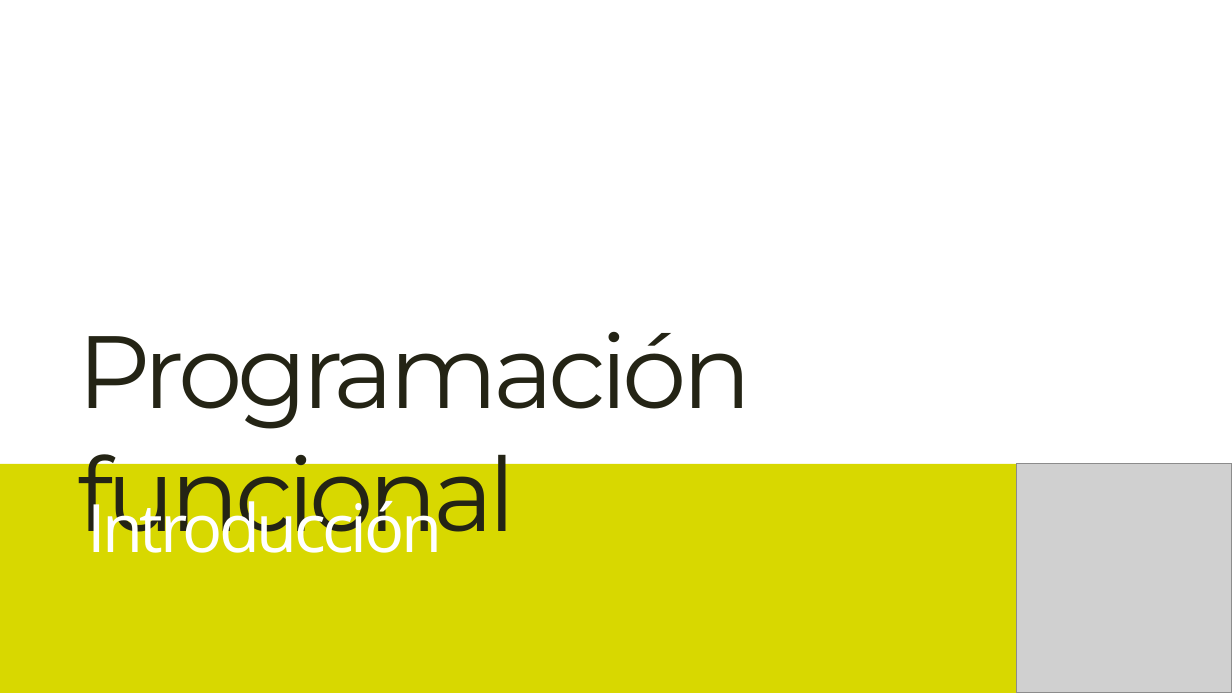
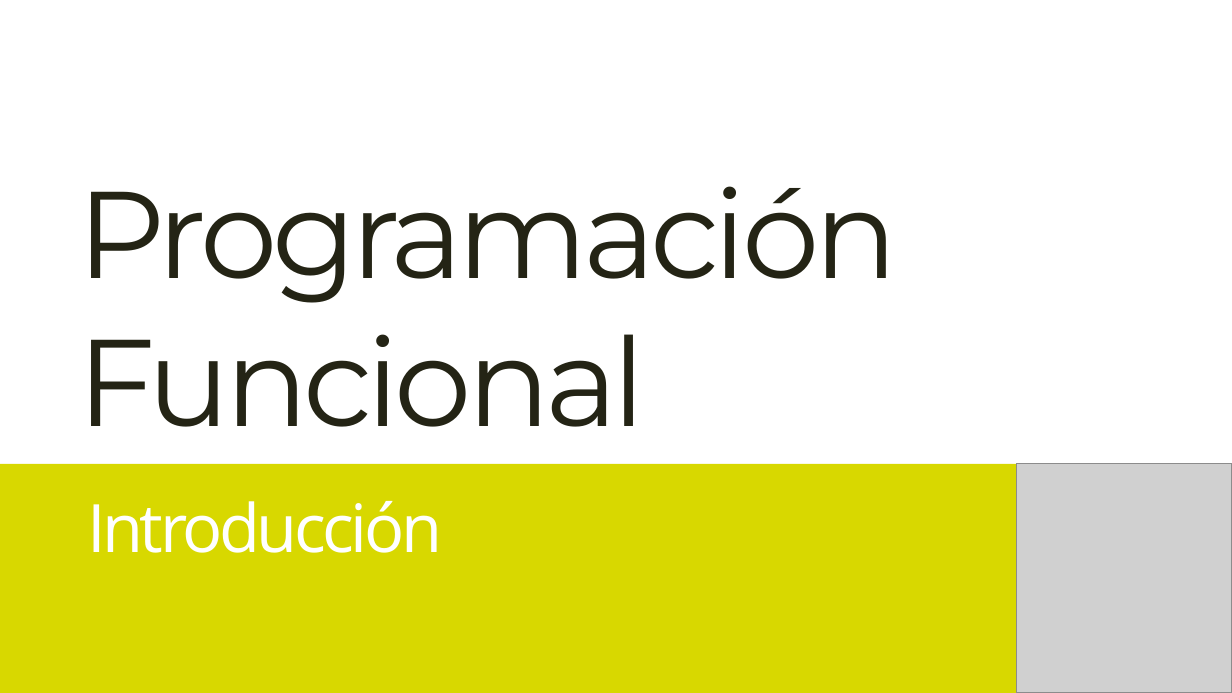
Before and after one commit to Lemoncode/language-sessions, a slide deck: slide 13 of 00 teoría/Language Sessions.pptx (slide 9 before the commit). Drawn at 1232x693 pixels with LibreOffice and Linux fonts; fonts in the diff are those of the drawing; grey boxes stand for pictures. Boxes give left, top, right and bottom in pixels: in the first picture for what was removed or moved away, otherwise in the second. Text is boxed around its words. In the diff, an @@ line names an element or a change of style, - is before the commit and + after.

```diff
--- a/00 teoría/Language Sessions.pptx
+++ b/00 teoría/Language Sessions.pptx
@@ text at (77, 186, 897, 427): text changed; size 60 to 72 pt @@
-Programación funcional
+Programación Funcional
```
Also in this commit, not shown: 2 other slides changed, 4 slides added, 13 other files.
